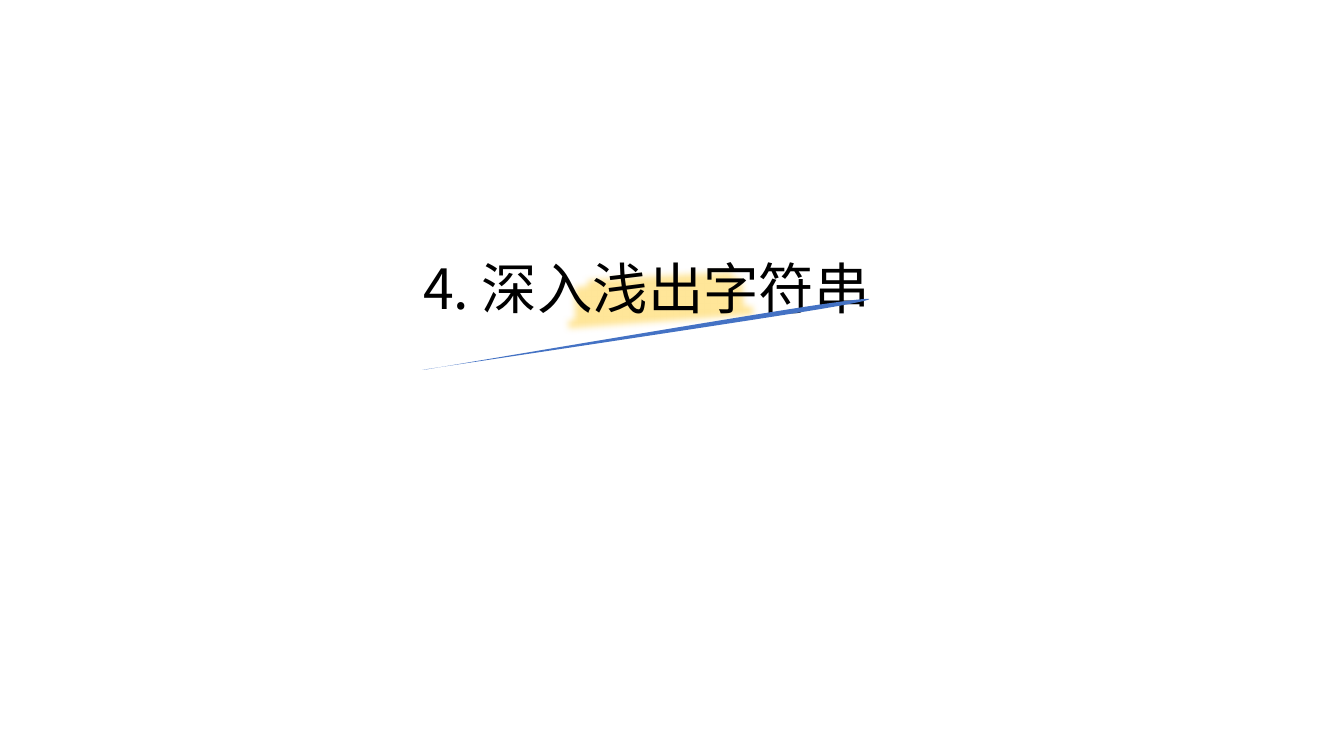
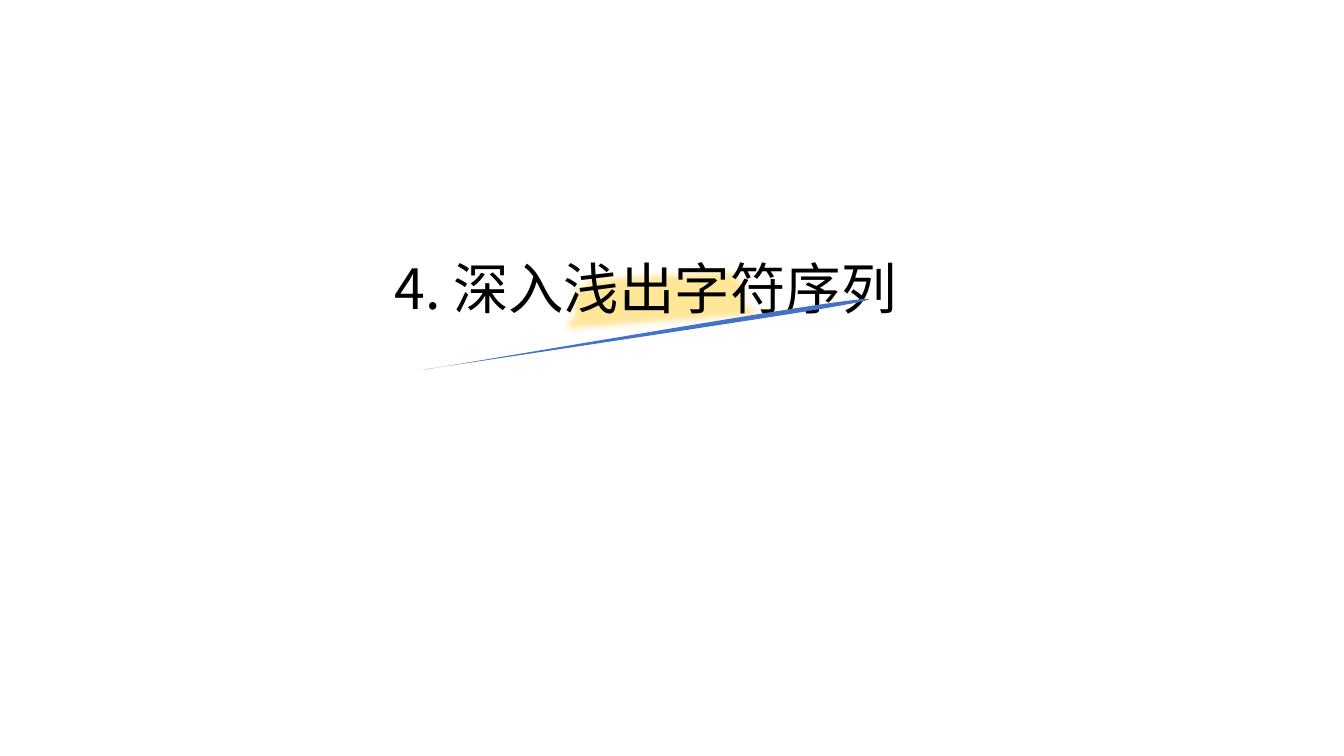
Before and after one commit to yiwenliu/CorePython, a slide deck: slide 16 of PPT/CorePython.pptx. Drawn at 1344x756 pixels with LibreOffice and Linux fonts; fonts in the diff are those of the drawing. Boxes give left, top, right and bottom in pixels: in the first picture for what was removed or moved away, otherwise in the second. Text is boxed around its words. In the diff, an @@ line names an element or a change of style, - is before the commit and + after.

```diff
--- a/PPT/CorePython.pptx
+++ b/PPT/CorePython.pptx
@@ title at <box>395,262,897,323</box>: text changed @@
-4. 深入浅出字符串
+4. 深入浅出字符序列
```
Also in this commit, not shown: 2 other slides changed, 3 slides added, 1 slide removed, 5 other files.
